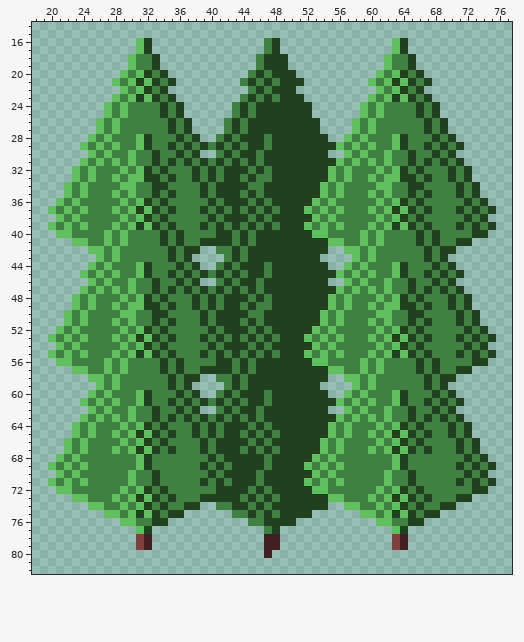
Edited in one commit: sprite sheet (game/hijack3/pixelart/maptip/tree.png). The first picture shows the starting point.
The file is 96x96 pixels. Shown: x 18..77, y 14..82.
After the commit:
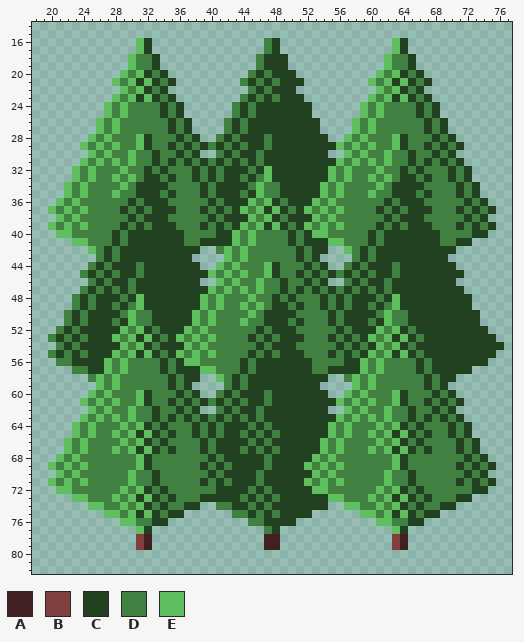
Palette (. is transparent): A #402020  B #804040  C #204020  D #408040  E #60c060
Difference:
@@ x 18..77 @@
 31 ......EDEDEDEDDCDCDCDCDCDCDCDCCCCCCCCCEDEDEDEDDCDCDCDC......
-32 .....EDEDDDEDECDCDDDCDCDCCCDCDCCCCCCCEDEDDDEDECDCDDDCDC.....
-33 .....EDEDDEDEECCDCDDCDCDCCDCDDCCCCCCCEDEDDEDEECCDCDDCDC.....
-34 ....EDEDDDDEEDDCCDDDDCDCCCCDDCCCCCCCEDEDDDDEEDDCCDDDDCDC....
-35 ....EDEDDDEDEDDCDCDDDCDCCCDCDCCCCCCCEDEDDDEDEDDCDCDDDCDC....
-36 ...EDEDDDDDEDECDCDDDDDCDCCCDCDCCCCCEDEDDDDDEDECDCDDDDDCDC...
-37 ..EDEDEDDDEDECECDCDDDCDCDCDCDCDCCCEDEDEDDDEDECECDCDDDCDCDC..
-38 ...EDEDDDDDEDECDCDDDDDCDCCCDCDCCCCCEDEDDDDDEDECDCDDDDDCDC...
-39 ..EDEDEDDDEDECECDCDDDCDCDCDCDCDCCCEDEDEDDDEDECECDCDDDCDCDC..
-40 ...EEDDDDEDEDDDDCDCDDDDCCDCDCCCCCCCEEDDDDEDEDDDDCDCDDDDCC...
-41 .....EEDDEDEDDDDCDCDDCCCCDCDCCCCCCCCCEEDDEDEDDDDCDCDDCC.....
-42 .......EEDEDDDDDDCDCC..DDCDCCCCCCCCCC..EEDEDDDDDDCDCC.......
-43 ........EDEDDDDDDCDC....DCDCCCCCCCCC....EDEDDDDDDCDC........
-44 .......EDEDDDECDDDCDC..DCDCCCDCCCCCCC..EDEDDDECDDDCDC.......
-45 ......EDEDEDDECDDCDCDCDCDCDCCDCCCCCCCCEDEDEDDECDDCDCDC......
-46 .......EDEDDEDDCDDCDC..DCDCCDCCCCCCCC..EDEDDEDDCDDCDC.......
-47 ......EDEDEDEDDCDCDCDCDCDCDCDCCCCCCCCCEDEDEDEDDCDCDCDC......
-48 .....EDEDDDEDECDCDDDCDCDCCCDCDCCCCCCCEDEDDDEDECDCDDDCDC.....
-49 .....EDEDDEDEECCDCDDCDCDCCDCDDCCCCCCCEDEDDEDEECCDCDDCDC.....
-50 ....EDEDDDDEEDDCCDDDDCDCCCCDDCCCCCCCEDEDDDDEEDDCCDDDDCDC....
-51 ....EDEDDDEDEDDCDCDDDCDCCCDCDCCCCCCCEDEDDDEDEDDCDCDDDCDC....
-52 ...EDEDDDDDEDECDCDDDDDCDCCCDCDCCCCCEDEDDDDDEDECDCDDDDDCDC...
-53 ..EDEDEDDDEDECECDCDDDCDCDCDCDCDCCCEDEDEDDDEDECECDCDDDCDCDC..
-54 ...EDEDDDDDEDECDCDDDDDCDCCCDCDCCCCCEDEDDDDDEDECDCDDDDDCDC...
-55 ..EDEDEDDDEDECECDCDDDCDCDCDCDCDCCCEDEDEDDDEDECECDCDDDCDCDC..
-56 ...EEDDDDEDEDDDDCDCDDDDCCDCDCCCCCCCEEDDDDEDEDDDDCDCDDDDCC...
-57 .....EEDDEDEDDDDCDCDDCCCCDCDCCCCCCCCCEEDDEDEDDDDCDCDDCC.....
-58 .......EEDEDDDDDDCDCC..DDCDCCCCCCCCCC..EEDEDDDDDDCDCC.......
+32 .....EDEDDDEDDCDCDDDCDCDCCCDCECCCCCCCEDEDDDEDDCDCDDDCDC.....
+33 .....EDEDDEDEDCCDCDDCDCDCCDCDECCCCCCCEDEDDEDEDCCDCDDCDC.....
+34 ....EDEDDDDEDCCCCDDDDCDCCCCDEDDCCCCCEDEDDDDEDCCCCDDDDCDC....
+35 ....EDEDDDEDDCCCDCDDDCDCCCDCEDDCCCCCEDEDDDEDDCCCDCDDDCDC....
+36 ...EDEDDDDDDCDCCCDDDDDCDCCCEDECDCCCEDEDDDDDDCDCCCDDDDDCDC...
+37 ..EDEDEDDDDCDCDCCCDDDCDCDCEDECECDCEDEDEDDDDCDCDCCCDDDCDCDC..
+38 ...EDEDDDDDDCDCCCDDDDDCDCCCEDECDCCCEDEDDDDDDCDCCCDDDDDCDC...
+39 ..EDEDEDDDDCDCDCCCDDDCDCDCEDECECDCEDEDEDDDDCDCDCCCDDDCDCDC..
+40 ...EEDDDDDCDCCCCCCCDDDDCCEDEDDDDCDCEEDDDDDCDCCCCCCCDDDDCC...
+41 .....EEDDDCDCCCCCCCDDCCCCEDEDDDDCDCCCEEDDDCDCCCCCCCDDCC.....
+42 .......EDCDCCCCCCCCCC..DEDEDDDDDDCDCC..EDCDCCCCCCCCCC.......
+43 ........DCDCCCCCCCCC....EDEDDDDDDCDC....DCDCCCCCCCCC........
+44 .......DCDCCCDCCCCCCC..EDEDDDECDDDCDC..DCDCCCDCCCCCCC.......
+45 ......DCDCDCCDCCCCCCCCEDEDEDDECDDCDCDCDCDCDCCDCCCCCCCC......
+46 .......DCDCCDCCCCCCCC..EDEDDEDDCDDCDC..DCDCCDCCCCCCCC.......
+47 ......DCDCDCDCCCCCCCCCEDEDEDEDDCDCDCDCDCDCDCDCCCCCCCCC......
+48 .....DCDCCCDCECCCCCCCEDEDDDEDDCDCDDDCDCDCCCDCECCCCCCCCC.....
+49 .....DCDCCDCDECCCCCCCEDEDDEDEDCCDCDDCDCDCCDCDECCCCCCCCC.....
+50 ....DCDCCCCDEDDCCCCCEDEDDDDEDCCCCDDDDCDCCCCDEDDCCCCCCCCC....
+51 ....DCDCCCDCEDDCCCCCEDEDDDEDDCCCDCDDDCDCCCDCEDDCCCCCCCCC....
+52 ...DCDCCCCCEDECDCCCEDEDDDDDDCDCCCDDDDDCDCCCEDECDCCCCCCCCC...
+53 ..DCDCDCCCEDECECDCEDEDEDDDDCDCDCCCDDDCDCDCEDECECDCCCCCCCCC..
+54 ...DCDCCCCCEDECDCCCEDEDDDDDDCDCCCDDDDDCDCDCEDECDCCCCCCCCCCC.
+55 ..DCDCDCCCEDECECDCEDEDEDDDDCDCDCCCDDDCDCDCEDECECDCCCCCCCCC..
+56 ...DDCCCCEDEDDDDCDCEEDDDDDCDCCCCCCCDDDDCCEDEDDDDCDCCCCCCC...
+57 .....DDCCEDEDDDDCDCCCEEDDDCDCCCCCCCDDCCCCEDEDDDDCDCCCCC.....
+58 .......DEDEDDDDDDCDCC..EDCDCCCCCCCCCC..DEDEDDDDDDCDCC.......
 59 ........EDEDDDDDDCDC....DCDCCCCCCCCC....EDEDDDDDDCDC........
@@ x 45..49 @@
 79 ..AA.
-80 ..A..
+80 .....
 81 .....
